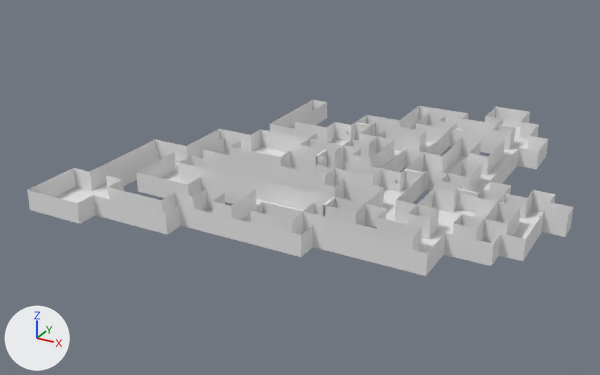
What one commit did to the Blender file project/assets/Dungeon.diff3mod.blend.
One viewpoint serves both versions: a 50 mm camera at (21.9, -37.7, 16.2) aimed at (3.3, -4.0, -0.7). The lights are fixed; the arrows at lower left show +X, +Y and +Z.

Objects in the first picture: 'Floor', 'WallE', 'WallN', 'WallS', 'WallW'.
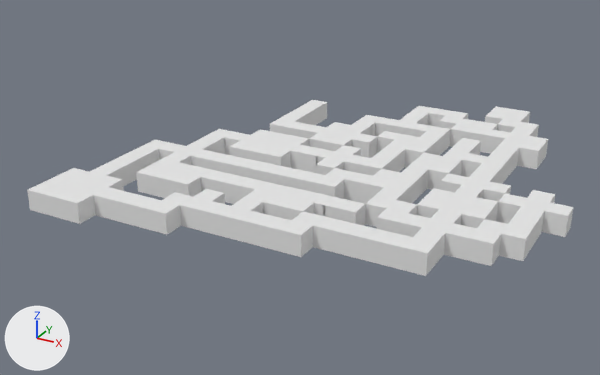
Commit message: fixed model errors in some panel on ceiling/floor

Diff of the bpy script that builds the scene:
```diff
--- a/project/assets/Dungeon.diff3mod.blend.py
+++ b/project/assets/Dungeon.diff3mod.blend.py
@@ ob_ceiling @@
 ob_ceiling.rotation_euler = (3.142, 0.0, 0.0)  # degrees (180, 0, 0)
-ob_ceiling.hide_viewport = True
```

What differs and where, as boxes [x1, y1, x2, y2] in the pictures (600 x 375 px):
'Ceiling', shown
    after: [28, 100, 573, 253]
'WallN', unchanged, covered by the edit
    before: [74, 100, 573, 249]
'WallW', unchanged, covered by the edit
    before: [28, 100, 533, 251]
'Floor', unchanged, covered by the edit
    before: [56, 124, 543, 253]
